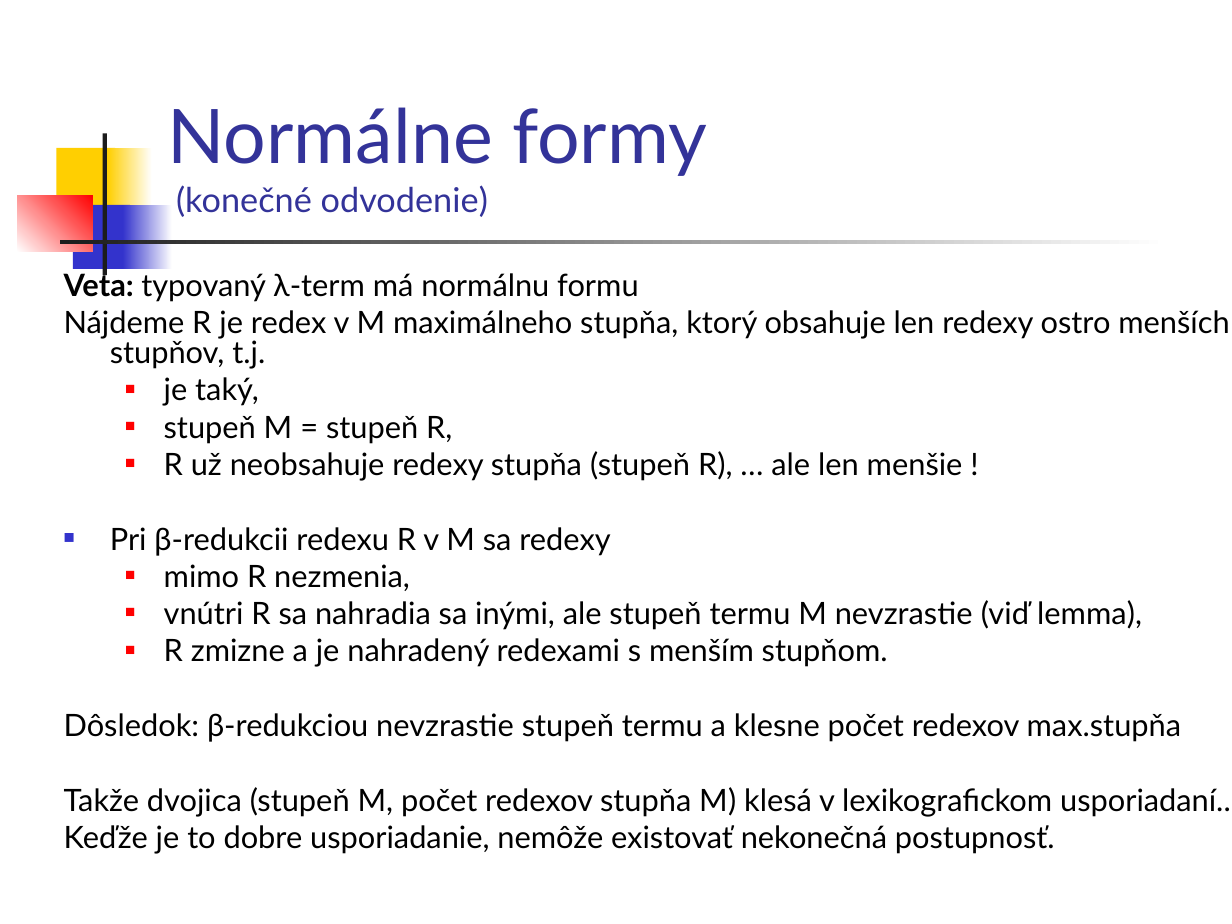
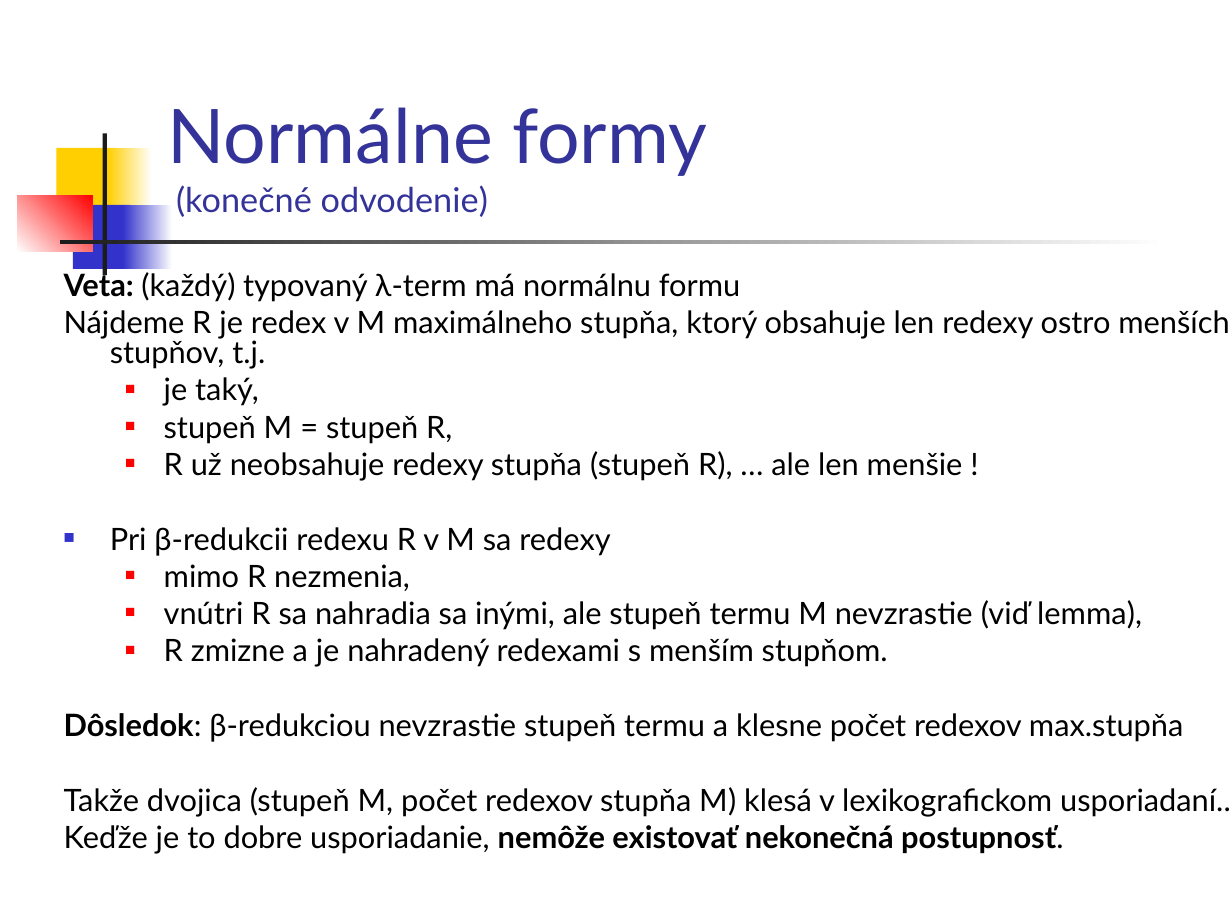
Before and after one commit to Funkcionalne/Prednasky, a slide deck: slide 11 of 08/08_fpro.ppt (slide 7 before the commit). Drawn at 1232x924 pixels with LibreOffice and Linux fonts; fonts in the diff are those of the drawing. Boxes give left, top, right and bottom in pixels: in the first picture for what was removed or moved away, otherwise in the second. Text is boxed around its words. In the diff, an @@ line names an element or a change of style, - is before the commit and + after.

```diff
--- a/08/08_fpro.ppt
+++ b/08/08_fpro.ppt
@@ text at [64, 269, 740, 302]: text changed @@
-Veta: typovaný λ-term má normálnu formu
+Veta: (každý) typovaný λ-term má normálnu formu
@@ text at [64, 713, 1183, 854]: bold on in "Dôsledok:", "nemôže existovať nekonečná postupnosť." @@
```
Also in this commit, not shown: 10 other slides changed, 9 slides added, 3 other files.
